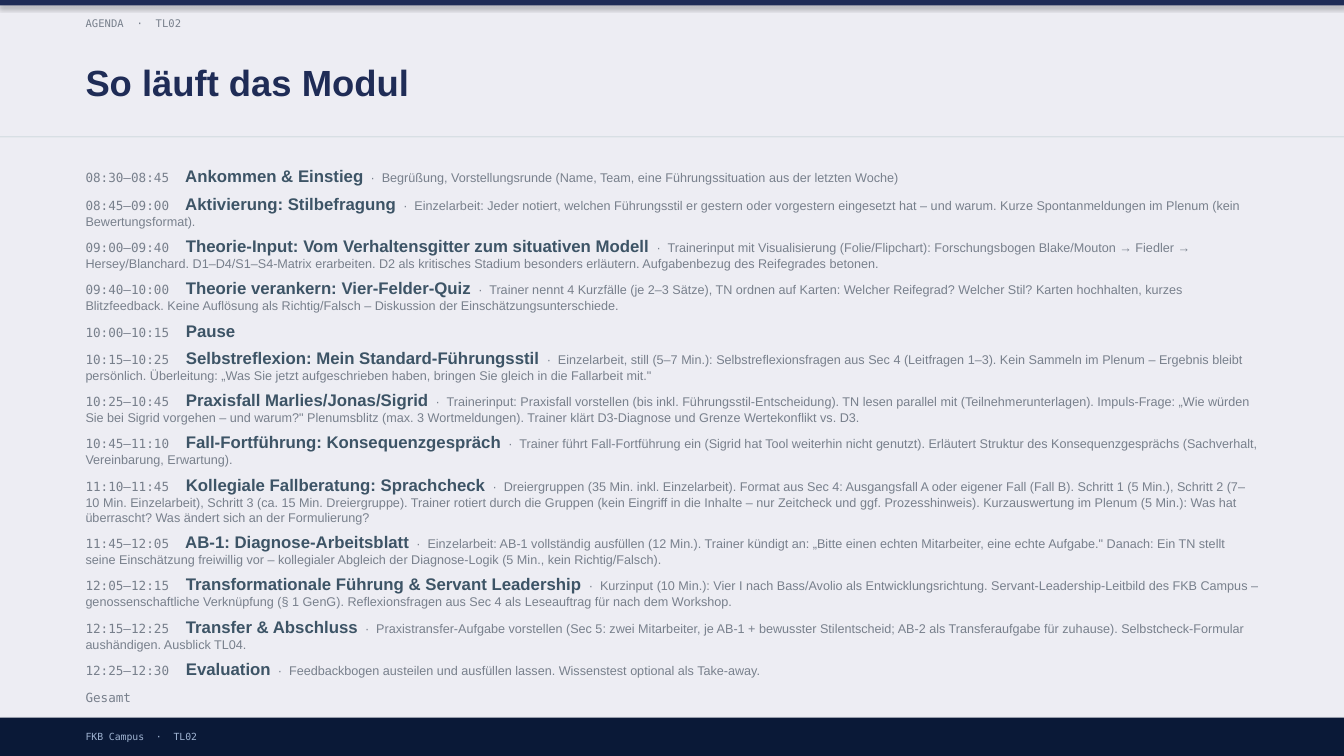
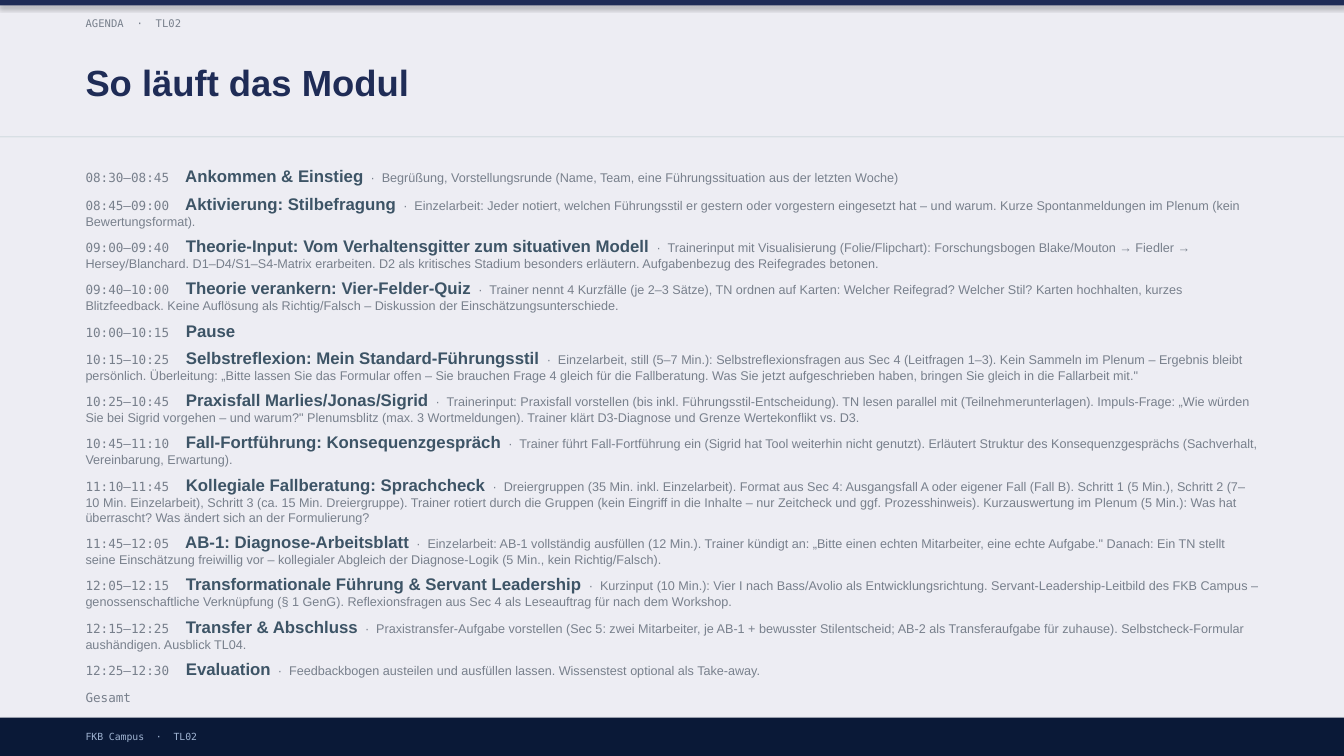
Before and after one commit to ck5rqc47pr-byte/firmenkundenakademie-online, a slide deck: slide 4 of protected-downloads/praesentation/TL02.pptx. Drawn at 1344x756 pixels with LibreOffice and Linux fonts; fonts in the diff are those of the drawing. Boxes give left, top, right and bottom in pixels: in the first picture for what was removed or moved away, otherwise in the second. Text is boxed around its words. In the diff, an @@ line names an element or a change of style, - is before the commit and + after.

```diff
--- a/protected-downloads/praesentation/TL02.pptx
+++ b/protected-downloads/praesentation/TL02.pptx
@@ text at box(86, 352, 1242, 383): text changed @@
-10:15–10:25 Selbstreflexion: Mein Standard-Führungsstil · Einzelarbeit, still (5–7 Min.): Selbstreflexionsfragen aus Sec 4 (Leitfragen 1–3). Kein Sammeln im Plenum – Ergebnis bleibt persönlich. Überleitung: „Was Sie jetzt aufgeschrieben haben, bringen Sie gleich in die Fallarbeit mit."
+10:15–10:25 Selbstreflexion: Mein Standard-Führungsstil · Einzelarbeit, still (5–7 Min.): Selbstreflexionsfragen aus Sec 4 (Leitfragen 1–3). Kein Sammeln im Plenum – Ergebnis bleibt persönlich. Überleitung: „Bitte lassen Sie das Formular offen – Sie brauchen Frage 4 gleich für die Fallberatung. Was Sie jetzt aufgeschrieben haben, bringen Sie gleich in die Fallarbeit mit."
```
Also in this commit, not shown: 3 other files.
